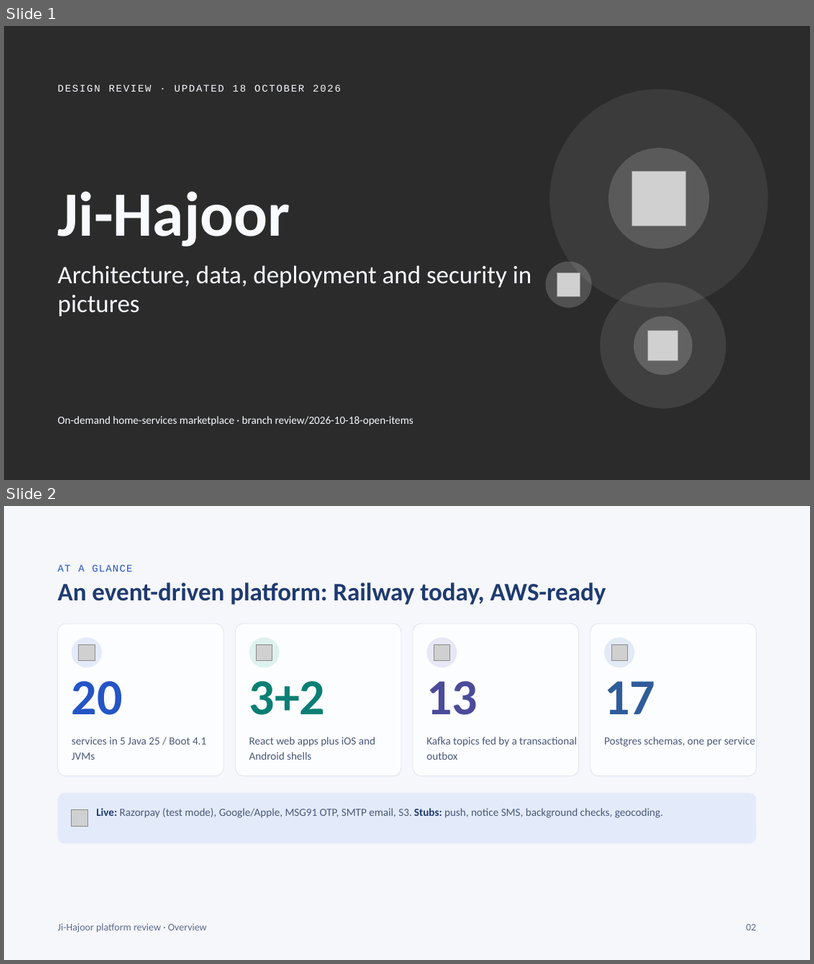
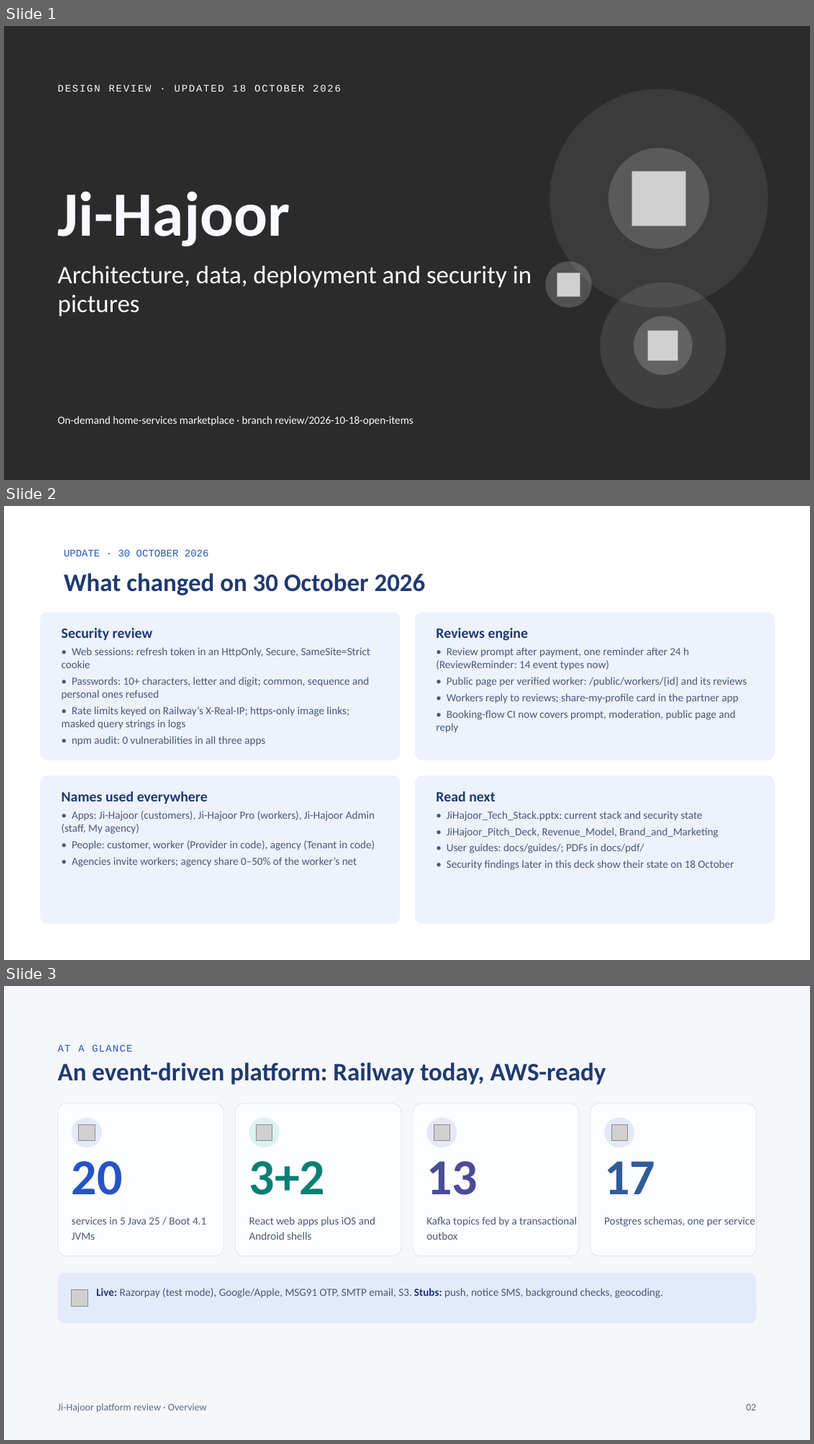
Before and after one commit to condigence/ji-hajoor, a slide deck: docs/JiHajoor_Design_Deck.pptx. Shown one above the other, each under a label of ours: slides 1 and 2 before the commit, slides 1, 2 and 3 after it. The pictures are 814x964 and 814x1444 pixels, drawn with LibreOffice and Linux fonts; fonts in the diff are those of the drawing; grey boxes stand for pictures; background and template pictures are left out; a plain dark background stands for a picture behind light text. Boxes give left, top, right and bottom in pixels: in the first picture for what was removed or moved away, otherwise in the second. Text is boxed around its words. In the diff, an @@ line names an element or a change of style, - is before the commit and + after.

```diff
--- a/docs/JiHajoor_Design_Deck.pptx
+++ b/docs/JiHajoor_Design_Deck.pptx
@@ slide 2 added at [4, 506, 810, 960], background #FFFFFF @@
@@ text added at [64, 549, 209, 556], 12 pt, text #2454C5 @@
+UPDATE · 30 OCTOBER 2026
@@ text added at [64, 573, 426, 595], 30 pt, text #1F3A70, bold @@
+What changed on 30 October 2026
@@ rounded rectangle added at [40, 612, 400, 760], fill #EEF2FD @@
@@ rounded rectangle added at [415, 612, 775, 760], fill #EEF2FD @@
@@ text added at [62, 628, 370, 746], 13 pt, text #4A5878 @@
+Security review
+• Web sessions: refresh token in an HttpOnly, Secure, SameSite=Strict cookie
+• Passwords: 10+ characters, letter and digit; common, sequence and personal ones refused
+• Rate limits keyed on Railway’s X-Real-IP; https-only image links; masked query strings in logs
+• npm audit: 0 vulnerabilities in all three apps
@@ text added at [436, 628, 747, 703], 13 pt, text #4A5878 @@
+Reviews engine
+• Review prompt after payment, one reminder after 24 h (ReviewReminder: 14 event types now)
+• Public page per verified worker: /public/workers/{id} and its reviews
+• Workers reply to reviews; share-my-profile card in the partner app
+• Booking-flow CI now covers prompt, moderation, public page and reply
@@ rounded rectangle added at [40, 775, 400, 924], fill #EEF2FD @@
@@ rounded rectangle added at [415, 775, 775, 924], fill #EEF2FD @@
@@ text added at [62, 791, 375, 867], 13 pt, text #4A5878 @@
+Names used everywhere
+• Apps: Ji-Hajoor (customers), Ji-Hajoor Pro (workers), Ji-Hajoor Admin (staff, My agency)
+• People: customer, worker (Provider in code), agency (Tenant in code)
+• Agencies invite workers; agency share 0–50% of the worker’s net
@@ text added at [436, 791, 734, 870], 13 pt, text #4A5878 @@
+Read next
+• JiHajoor_Tech_Stack.pptx: current stack and security state
+• JiHajoor_Pitch_Deck, Revenue_Model, Brand_and_Marketing
+• User guides: docs/guides/; PDFs in docs/pdf/
+• Security findings later in this deck show their state on 18 October
@@ what was slide 2 is now slide 3 @@
```
Also in this commit, not shown: 34 other files.
